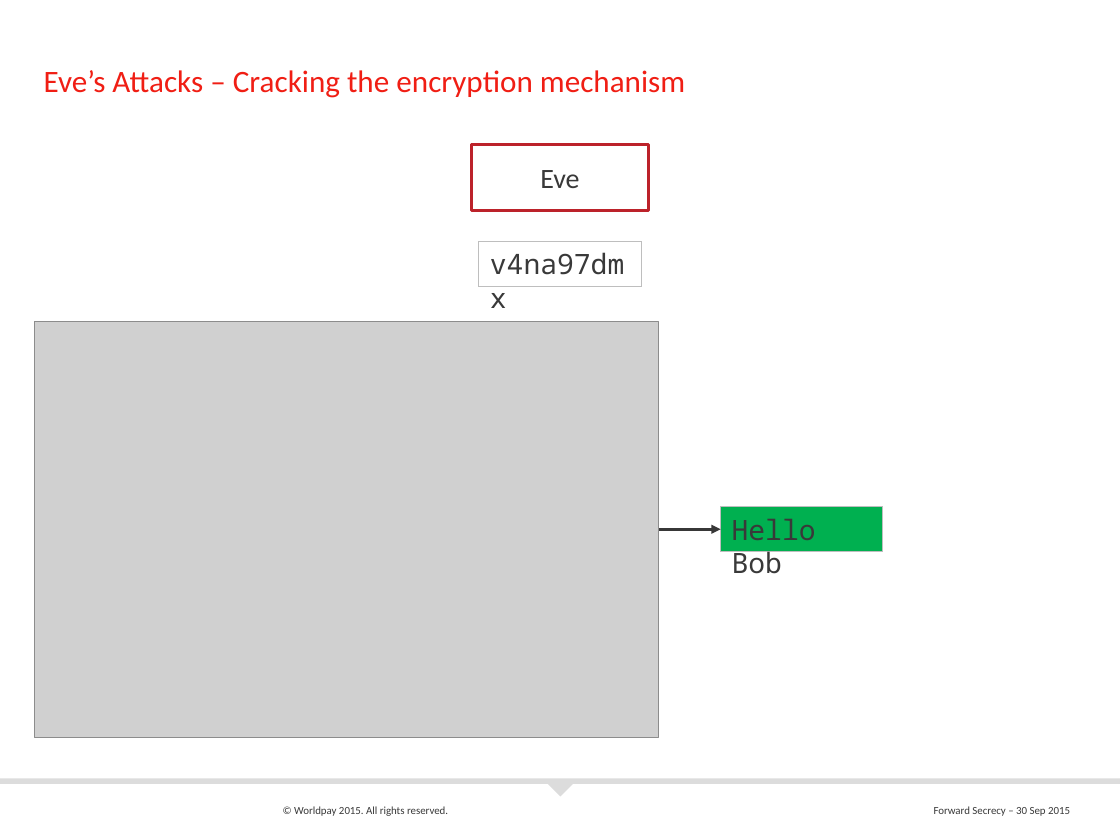
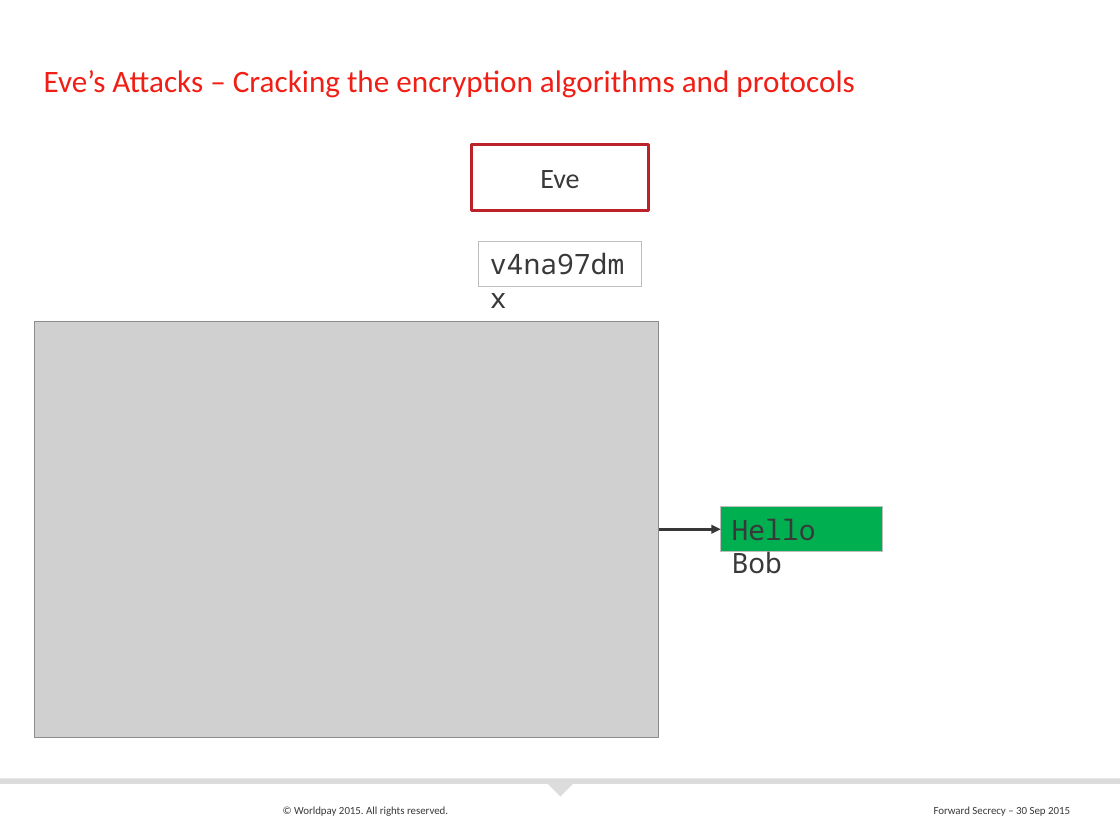
Before and after one commit to andybrodie/fsdemoapp, a slide deck: slide 11 of docs/Forward Secrecy in Java.pptx. Drawn at 1120x840 pixels with LibreOffice and Linux fonts; fonts in the diff are those of the drawing; grey boxes stand for pictures; background and template pictures are left out. Boxes give left, top, right and bottom in pixels: in the first picture for what was removed or moved away, otherwise in the second. Text is boxed around its words. In the diff, an @@ line names an element or a change of style, - is before the commit and + after.

```diff
--- a/docs/Forward Secrecy in Java.pptx
+++ b/docs/Forward Secrecy in Java.pptx
@@ title at box(44, 70, 854, 98): text changed @@
-Eve’s Attacks – Cracking the encryption mechanism
+Eve’s Attacks – Cracking the encryption algorithms and protocols
```
Also in this commit, not shown: 7 other slides changed, 2 slides added, 4 slides removed.
